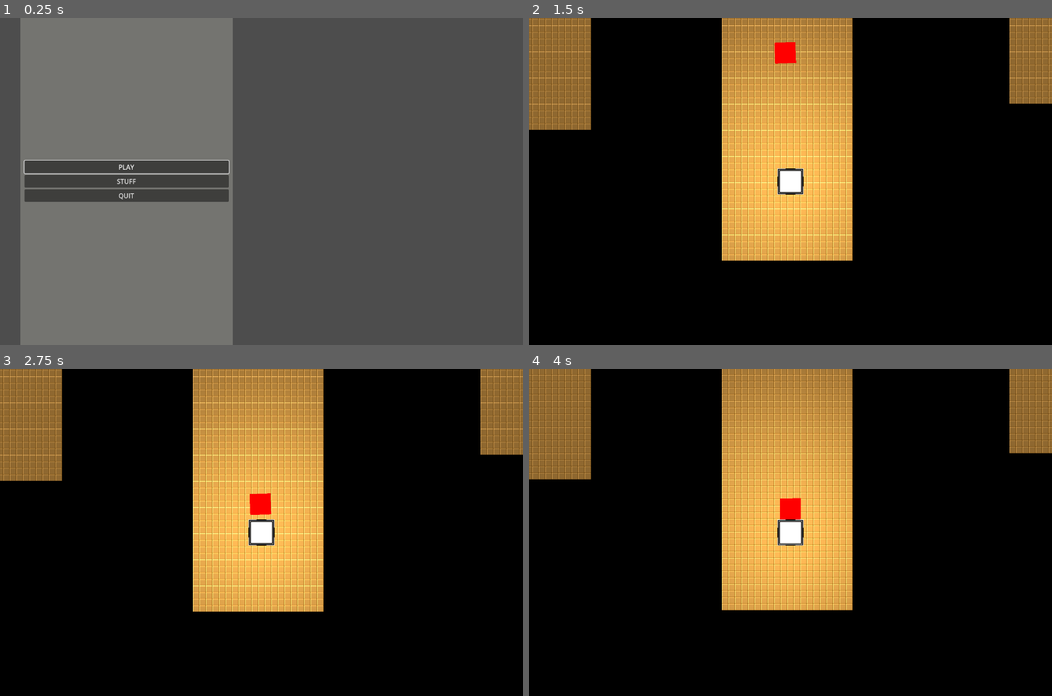
Above: before the commit, frames 1-4 (two rows, left to right).
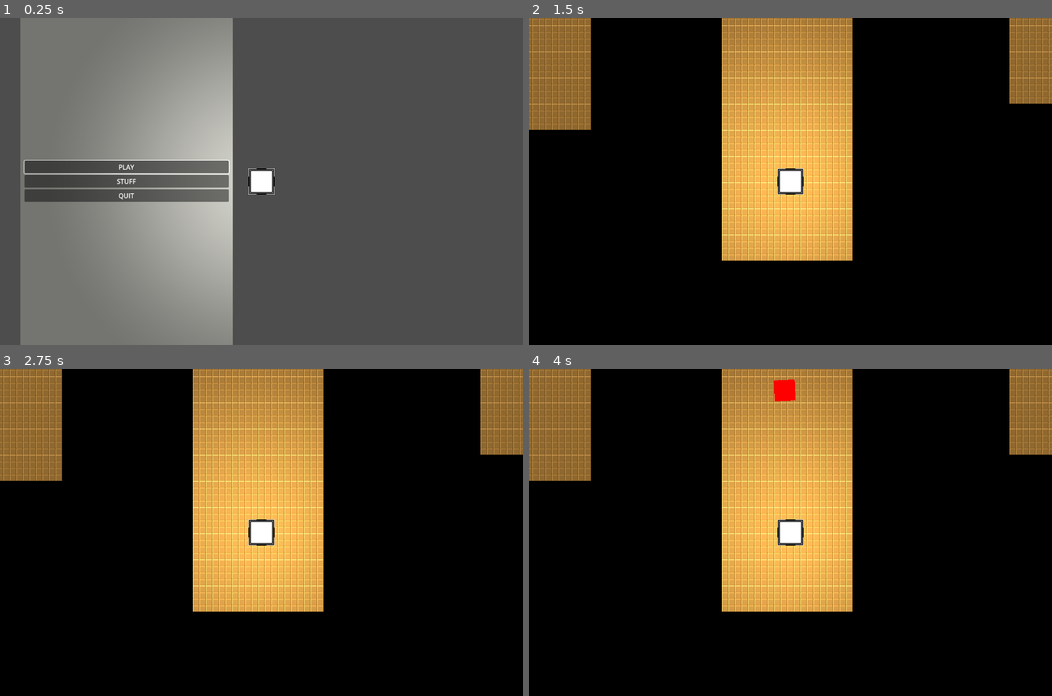
Above: after the commit, the same moments.

Repository: Graunder/ggj24
Game: Godot game, scene res://Assets/Scenes/main.tscn
Two runs of this game, one before a commit and one after it. Both use one fixed random seed, a clock stepped at 60 frames per second and the inputs below.
Inputs:
- Up to frame 1 (0.25 s): no input
- Up to frame 2 (1.5 s): click "PLAY" at 0.5 s; tap Enter at 1.25 s
- Up to frame 3 (2.75 s): no input
- Up to frame 4 (4 s): no input

The runs differ from the first frame. In frame 1, 16% of the frame differs, in the area x 16-53%, y 4-97%; in frame 2, 0.3%; in frame 3, 0.3%; in frame 4, 4.7%.

Commit message:
simple player kill

Diff:
--- a/Assets/Scenes/Enemy.tscn
+++ b/Assets/Scenes/Enemy.tscn
@@ -7,6 +7,7 @@
 size = Vector2(52, 51)
 
 [node name="Enemy" type="CharacterBody2D"]
+collision_layer = 3
 script = ExtResource("1_5iw3v")
 
 [node name="CollisionShape2D" type="CollisionShape2D" parent="."]
--- a/Assets/Scenes/main.tscn
+++ b/Assets/Scenes/main.tscn
@@ -31,7 +31,6 @@
 texture = ExtResource("4_lf3fo")
 
 [node name="Player" type="CharacterBody2D" parent="Level"]
-visible = false
 z_index = 2
 script = ExtResource("3_ufkiy")
 
@@ -68,3 +67,5 @@
 offset_bottom = -400.0
 grow_horizontal = 1
 grow_vertical = 1
+
+[connection signal="body_entered" from="Level/Player/Area2D" to="Level/Player" method="_on_area_2d_body_entered"]
--- a/Assets/Scripts/Enemy.gd
+++ b/Assets/Scripts/Enemy.gd
@@ -5,7 +5,7 @@
 func _process(delta):
 	var Player = get_tree().get_root().get_node("main/Level/Player")
 
-	position += (Player.position - position) / 50
+	position += (Player.position - position) / 200
 	look_at(Player.position)
 
 	move_and_collide(motion)
--- a/Assets/Scripts/Player.gd
+++ b/Assets/Scripts/Player.gd
@@ -10,7 +10,6 @@
 
 	var joystick_vector = Vector2(Input.get_joy_axis(0, JOY_AXIS_RIGHT_X), Input.get_joy_axis(0, JOY_AXIS_RIGHT_Y))
 	var joystick_angle = atan2(joystick_vector.y, joystick_vector.x)
-	print(joystick_angle)
 	rotation = joystick_angle
 
 	var direction_x = Input.get_axis("left", "right")
@@ -35,4 +34,12 @@
 	bullet_instance.rotation_degrees = rotation_degrees
 	bullet_instance.apply_impulse(Vector2(bulletSpeed, 0).rotated(rotation))
 	#get_tree().get_root().call_deferred("add_child", bullet_instance)
-	get_tree().get_root().add_child(bullet_instance)
+	get_tree().get_root().get_node("main/Level").add_child(bullet_instance)
+
+func kill():
+	get_tree().reload_current_scene()
+
+
+func _on_area_2d_body_entered(body):
+	if "Enemy" in body.name:
+		kill()
